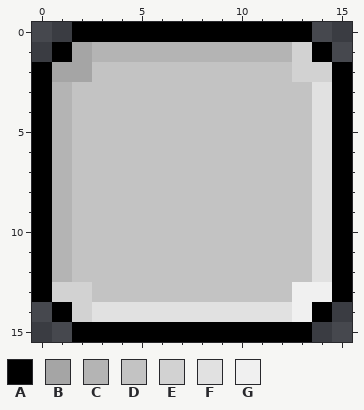
Two versions of one pixel-art file, common/src/main/resources/assets/ibukigourd/texture/sokitsu/ui/surface/embed_panel.aseprite. Above is the file before it was changed.
16x16 pixels, 1 frame.
Palette (. is transparent): A #000000  B #a5a5a5  C #b4b4b4  D #c3c3c3  E #d2d2d2  F #e1e1e1  G #f0f0f0
After the commit:
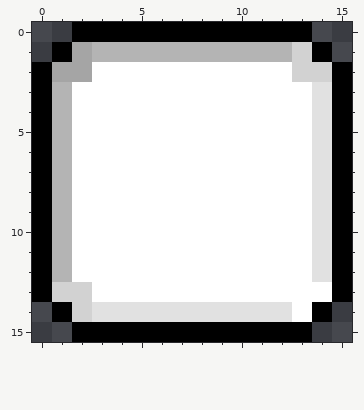
Change:
colour D: #c3c3c3 -> #ffffff
Changed rows in their new state; - is a pixel that keeps its letter.
Layer "base":
first column x 13:
13 DD
14 D-
Changed places in both pictures, as pixel boxes (x1, y1, x2, y2):
changed: (72, 62, 332, 322)
